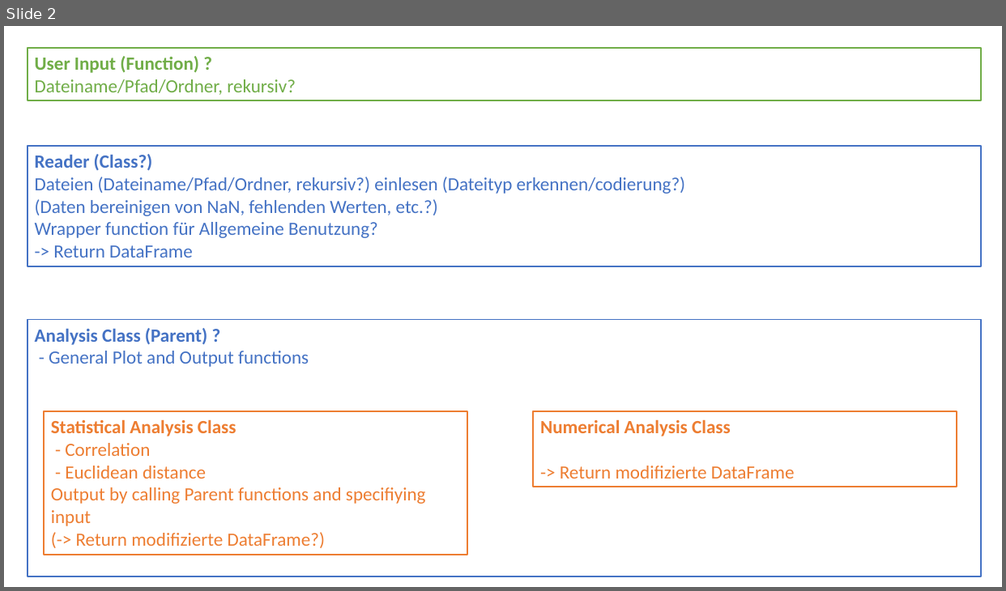
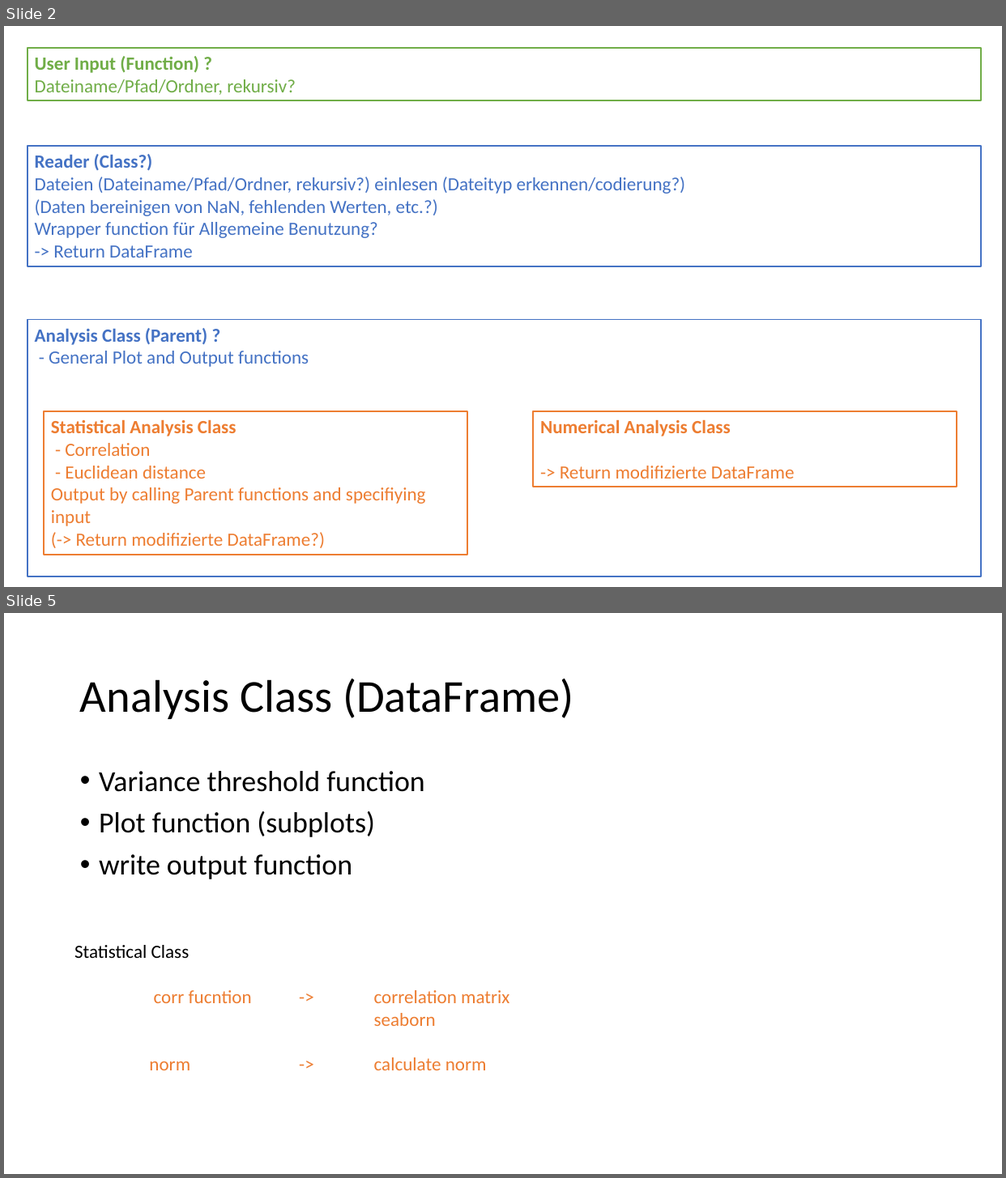
Before and after one commit to GwydionJon/Group_1_Developing_Scientific_Software, a slide deck: Task2/Programm_Sketch_Tobias.pptx. Shown one above the other, each under a label of ours: slide 2 before the commit, slides 2 and 5 after it; the slides between them are not shown. The pictures are 1006x591 and 1006x1178 pixels, drawn with LibreOffice and Linux fonts; fonts in the diff are those of the drawing. Boxes give left, top, right and bottom in pixels: in the first picture for what was removed or moved away, otherwise in the second. Text is boxed around its words. In the diff, an @@ line names an element or a change of style, - is before the commit and + after.

Commit message:
adding all functions, no doc, no tests

```diff
--- a/Task2/Programm_Sketch_Tobias.pptx
+++ b/Task2/Programm_Sketch_Tobias.pptx
@@ slide 5 added at (x1=4, y1=613, x2=1002, y2=1174), background #FFFFFF @@
@@ title added at (x1=80, y1=679, x2=573, y2=719), 44 pt, text #000000 @@
+Analysis Class (DataFrame)
@@ text added at (x1=99, y1=771, x2=425, y2=879), 28 pt, text #000000 @@
+• Variance threshold function
+• Plot function (subplots)
+• write output function
@@ text added at (x1=74, y1=945, x2=509, y2=1071), 18 pt, text #ED7D31 @@
+Statistical Class
+corr fucntion -> correlation matrix
+seaborn
+norm -> calculate norm
```
Also in this commit, not shown: 1 slide changed, 1 other slide added, 1 other file.
